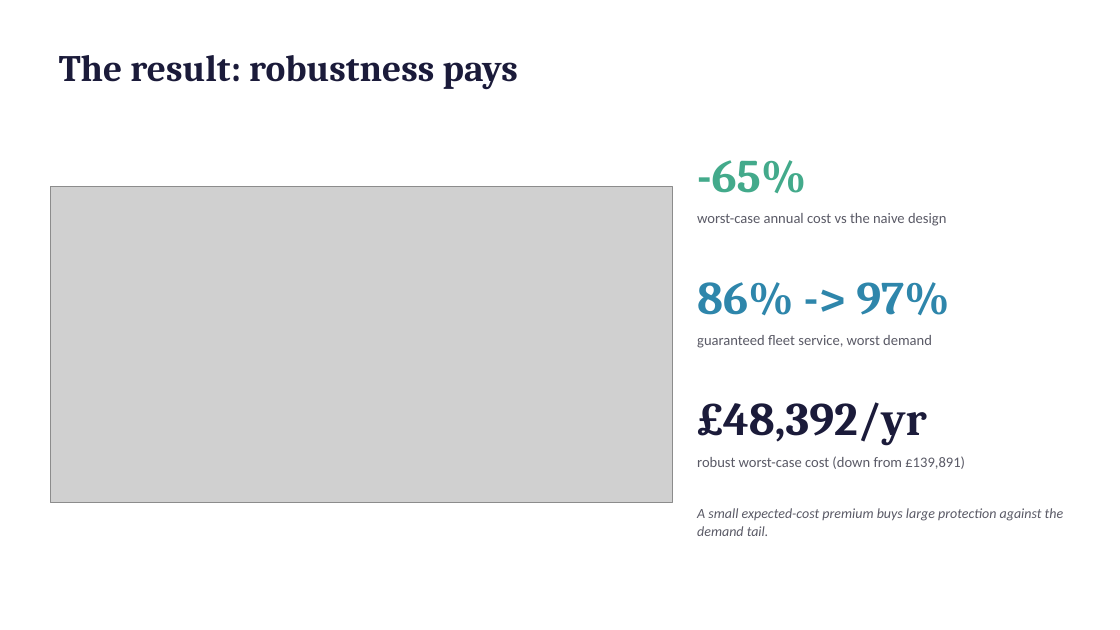
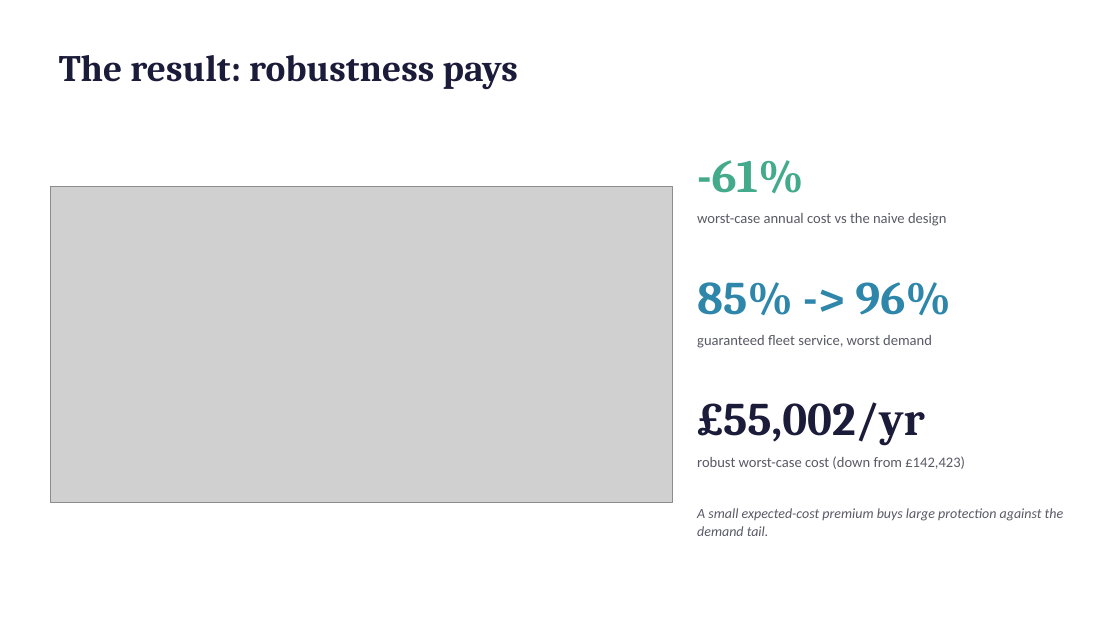
Before and after one commit to Gourav88502/emicromobility-robust-charging, a slide deck: slide 4 of outputs/Presentation.pptx. Drawn at 1120x630 pixels with LibreOffice and Linux fonts; fonts in the diff are those of the drawing; grey boxes stand for pictures. Boxes give left, top, right and bottom in pixels: in the first picture for what was removed or moved away, otherwise in the second. Text is boxed around its words. In the diff, an @@ line names an element or a change of style, - is before the commit and + after.

Commit message:
fix: correct LP charger-cap unmet accounting + two-tier dispatch for tractability
Critical correctness fix:
- lp_dispatch.py pre-capped demand to charger limit BEFORE the LP, so demand
  clipped by the charger cap vanished and service read ~100% for every design,
  collapsing the value-of-robustness headline. Now modelled correctly as a
  lower bound on the unmet variable (served = D-u <= charger_cap => u >= D-cap).
  Verified: LP now matches greedy exactly for no-battery designs and improves
  service 95.9%->97.0% for battery designs (LP optimal >= greedy, as it must).

Tractability (restores ~25s reproducibility):
- Full LP sweep was ~38 min (1.7s x 1350 evals). Switched to the standard
  surrogate-search + exact-verification pattern: greedy surrogate for the
  150x9 search, then verify_with_lp() re-evaluates every reported design under
  LP-optimal dispatch and confirms the surrogate ranks designs identically.
  _USE_LP_DISPATCH=True still available for the full (slow) LP sweep.

- run_analysis.py: print + save lp_verification.csv; fix JSON serialization of
  bootstrap CI tuples.

Verified end-to-end: pipeline 35.7s, 11/11 tests pass, VoR -£87,422/yr (61.4%),
service 85.3%->95.9%, bootstrap CIs present, 7/7 benchmarks validated.

```diff
--- a/outputs/Presentation.pptx
+++ b/outputs/Presentation.pptx
@@ text at (697,160,803,193): text changed @@
--65%
+-61%
@@ text at (697,282,951,315): text changed @@
-86% -> 97%
+85% -> 96%
@@ text at (697,402,925,446): text changed @@
-£48,392/yr
+£55,002/yr
@@ text at (697,456,965,469): text changed @@
-robust worst-case cost (down from £139,891)
+robust worst-case cost (down from £142,423)
```
Also in this commit, not shown: 21 other files.
